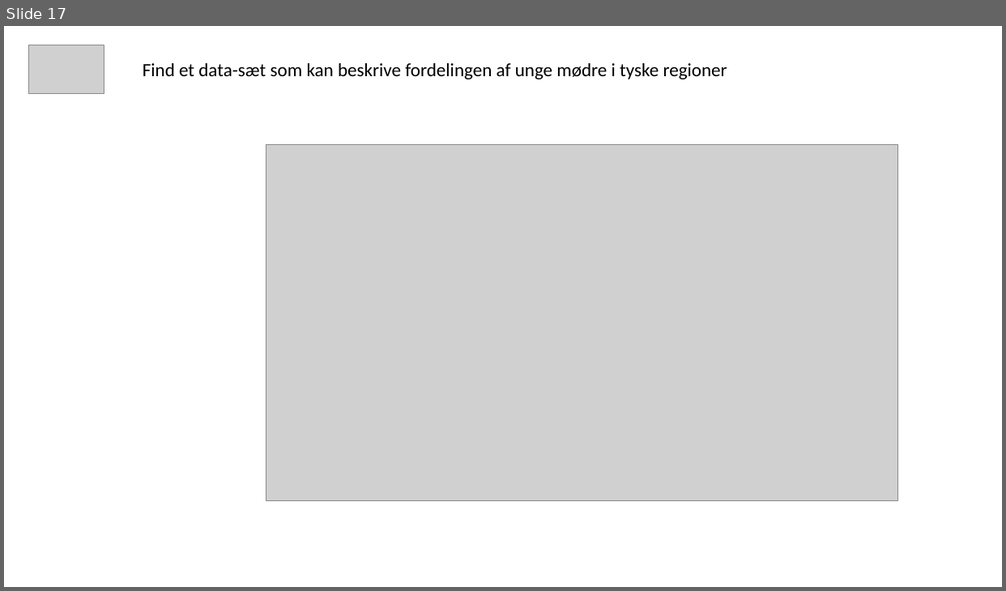
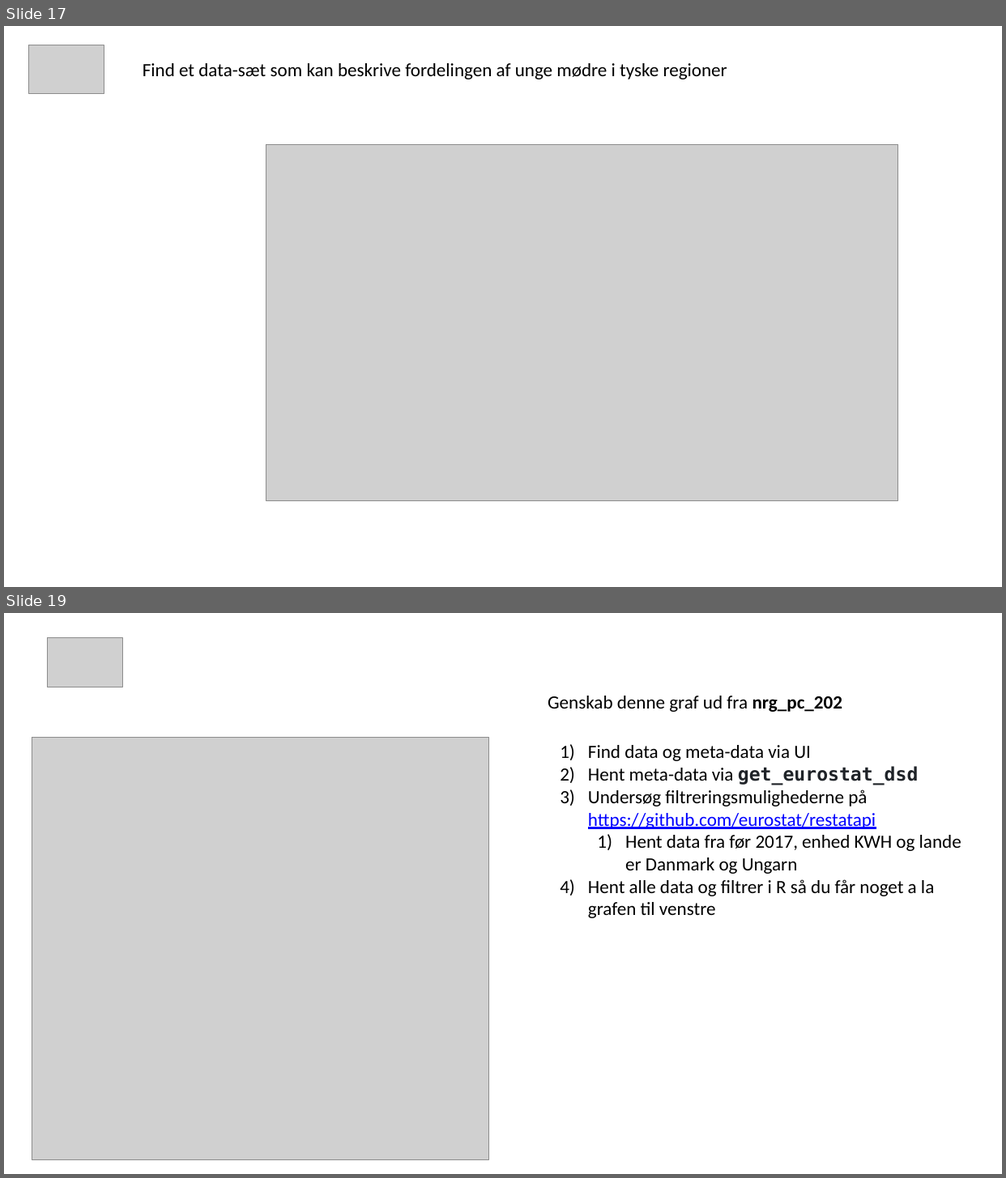
Before and after one commit to cphstud/DALEurostat, a slide deck: DALE25-W40-EUSTAT.pptx. Shown one above the other, each under a label of ours: slide 17 before the commit, slides 17 and 19 after it; the slides between them are not shown. The pictures are 1006x591 and 1006x1178 pixels, drawn with LibreOffice and Linux fonts; fonts in the diff are those of the drawing; grey boxes stand for pictures. Boxes give left, top, right and bottom in pixels: in the first picture for what was removed or moved away, otherwise in the second. Text is boxed around its words. In the diff, an @@ line names an element or a change of style, - is before the commit and + after.

```diff
--- a/DALE25-W40-EUSTAT.pptx
+++ b/DALE25-W40-EUSTAT.pptx
@@ slide 19 added at (4, 613, 1002, 1174), background #FFFFFF @@
@@ picture added at (48, 638, 122, 687) @@
@@ text added at (548, 696, 842, 712), 18 pt, text #000000 @@
+Genskab denne graf ud fra nrg_pc_202
@@ picture added at (32, 737, 489, 1161) @@
@@ text added at (588, 745, 961, 918), 18 pt, text #000000 @@
+1) Find data og meta-data via UI
+2) Hent meta-data via get_eurostat_dsd
+3) Undersøg filtreringsmulighederne på https://github.com/eurostat/restatapi
+  1) Hent data fra før 2017, enhed KWH og lande er Danmark og Ungarn
+4) Hent alle data og filtrer i R så du får noget a la grafen til venstre
```
Also in this commit, not shown: 2 slides changed, 1 other slide added.
